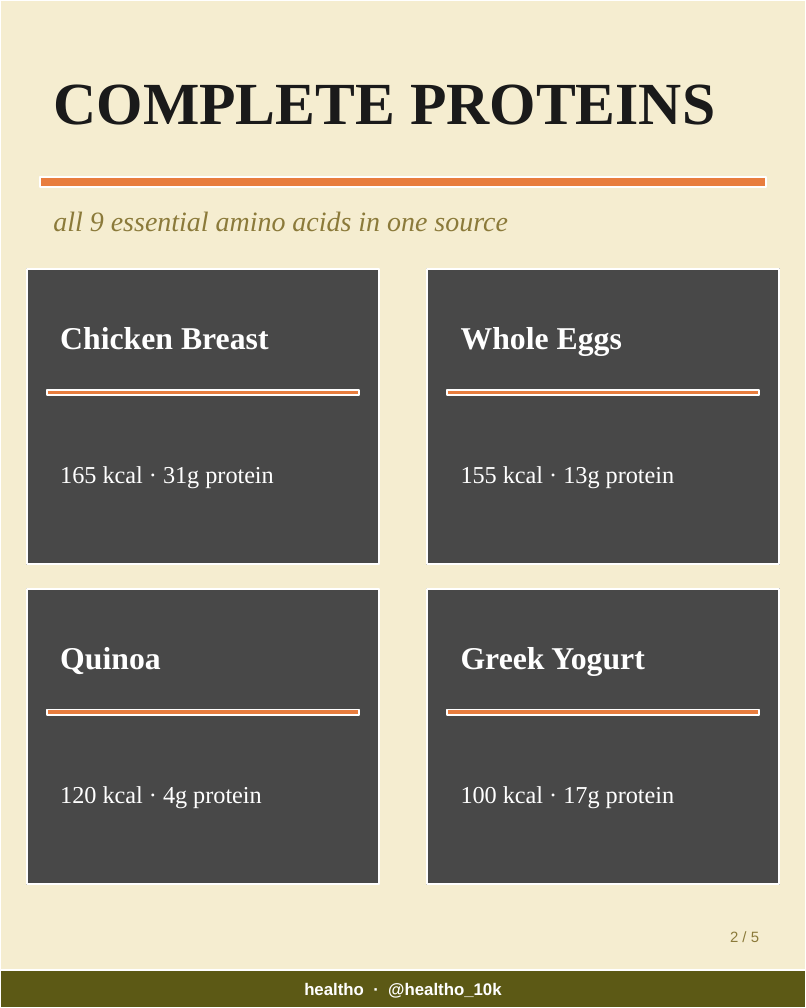
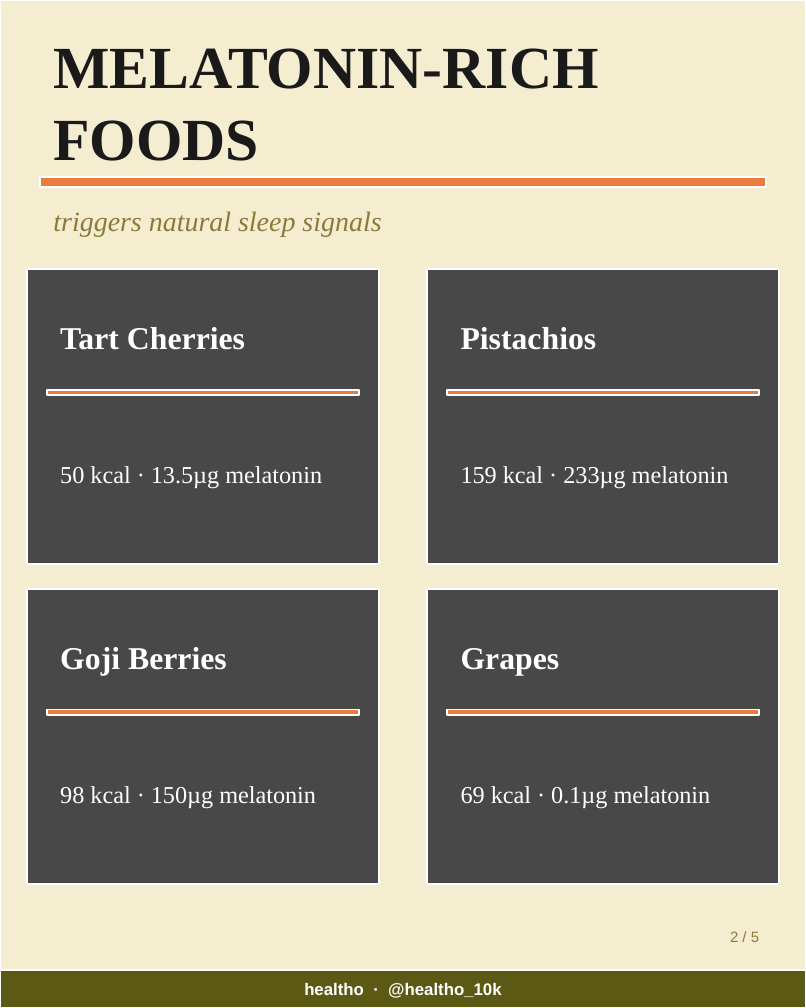
Before and after one commit to healtho-app/healtho, a slide deck: slide 2 of automation/output/latest-carousel.pptx. Drawn at 806x1008 pixels with LibreOffice and Linux fonts; fonts in the diff are those of the drawing; grey boxes stand for pictures. Boxes give left, top, right and bottom in pixels: in the first picture for what was removed or moved away, otherwise in the second. Text is boxed around its words. In the diff, an @@ line names an element or a change of style, - is before the commit and + after.

```diff
--- a/automation/output/latest-carousel.pptx
+++ b/automation/output/latest-carousel.pptx
@@ text at [53, 48, 598, 161]: text changed @@
-COMPLETE PROTEINS
+MELATONIN-RICH FOODS
@@ text at [53, 211, 381, 237]: text changed @@
-all 9 essential amino acids in one source
+triggers natural sleep signals
@@ text at [60, 327, 245, 350]: text changed @@
-Chicken Breast
+Tart Cherries
@@ text at [461, 327, 597, 350]: text changed @@
-Whole Eggs
+Pistachios
@@ text at [60, 466, 322, 489]: text changed @@
-165 kcal · 31g protein
+50 kcal · 13.5µg melatonin
@@ text at [461, 466, 729, 489]: text changed @@
-155 kcal · 13g protein
+159 kcal · 233µg melatonin
@@ text at [60, 647, 227, 675]: text changed @@
-Quinoa
+Goji Berries
@@ text at [461, 648, 560, 675]: text changed @@
-Greek Yogurt
+Grapes
@@ text at [60, 786, 316, 809]: text changed @@
-120 kcal · 4g protein
+98 kcal · 150µg melatonin
@@ text at [461, 786, 711, 809]: text changed @@
-100 kcal · 17g protein
+69 kcal · 0.1µg melatonin
```
Also in this commit, not shown: 4 other slides changed, 5 other files.
